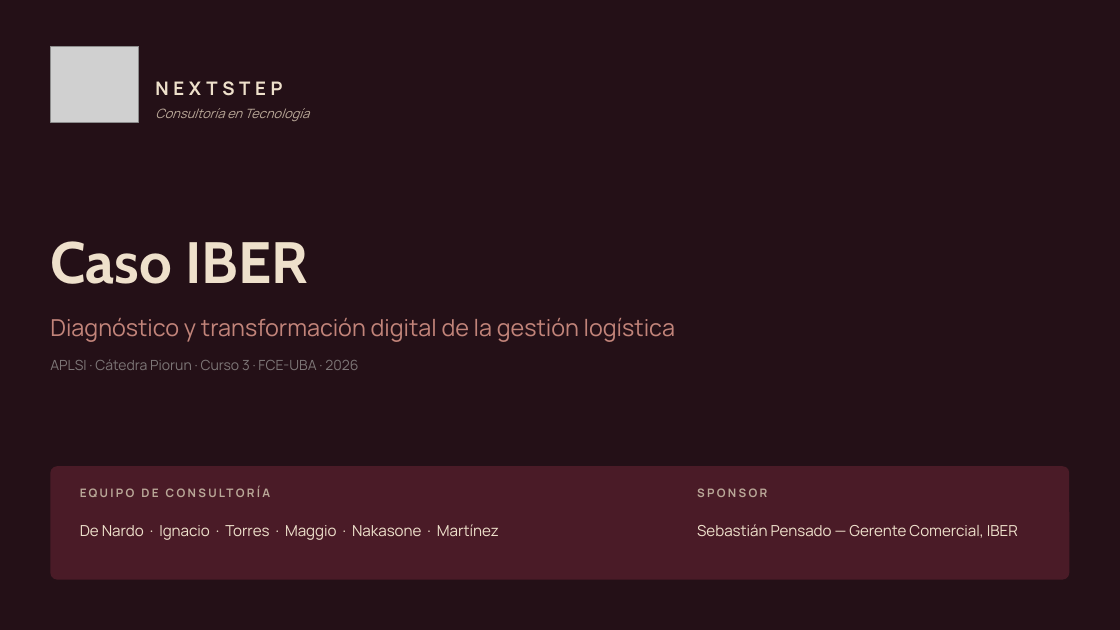
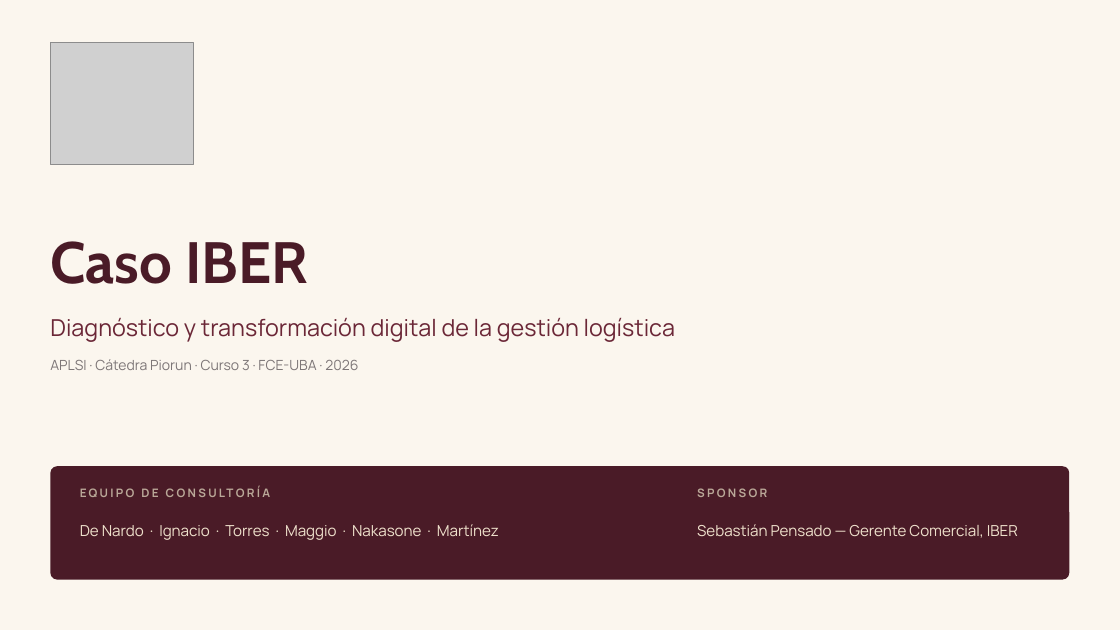
Before and after one commit to juantorres98-arg/APLSI, a slide deck: slide 1 of 000_Presentaciones/Presentacion_IBER_Sprint1.pptx. Drawn at 1120x630 pixels with LibreOffice and Linux fonts; fonts in the diff are those of the drawing; grey boxes stand for pictures. Boxes give left, top, right and bottom in pixels: in the first picture for what was removed or moved away, otherwise in the second. Text is boxed around its words. In the diff, an @@ line names an element or a change of style, - is before the commit and + after.

```diff
--- a/000_Presentaciones/Presentacion_IBER_Sprint1.pptx
+++ b/000_Presentaciones/Presentacion_IBER_Sprint1.pptx
@@ background #241017 to #FBF6EE @@
@@ picture removed at [50,46,139,122] @@
@@ picture added at [50,42,193,165] @@
@@ text removed at [155,81,282,96] @@
-NEXTSTEP
@@ text removed at [155,108,310,121] @@
-Consultoría en Tecnología
@@ text "Caso IBER" at [50,241,309,284]: text colour #EEE0CB to #4A1B27 @@
@@ text "Diagnóstico y transformación digital de ..." at [50,317,675,342]: text colour #C2847A to #6B2737 @@
```
Also in this commit, not shown: 1 other slide changed.
